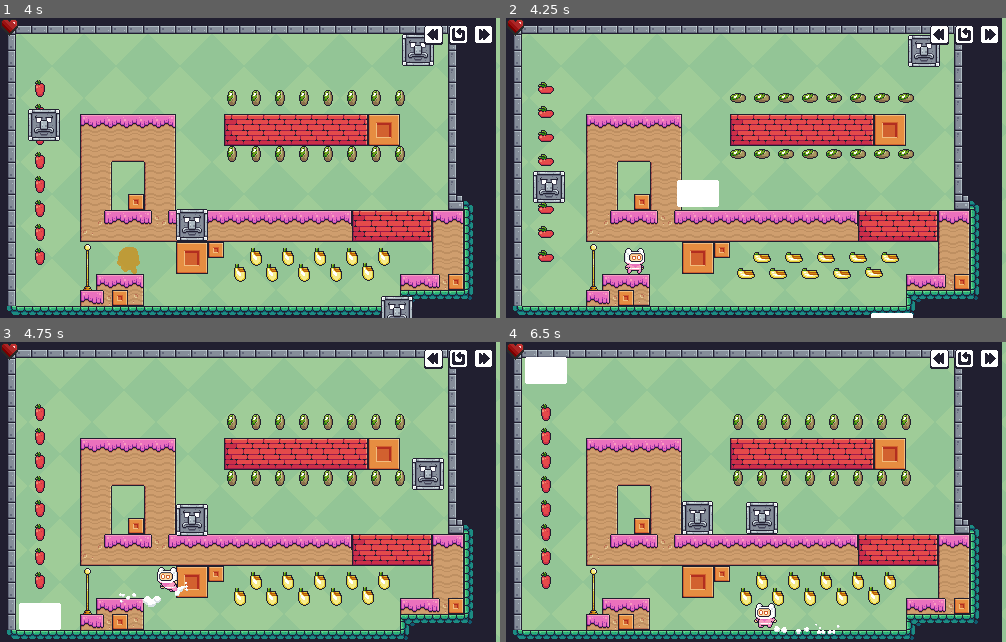
Above: before the commit, frames 1-4 (two rows, left to right).
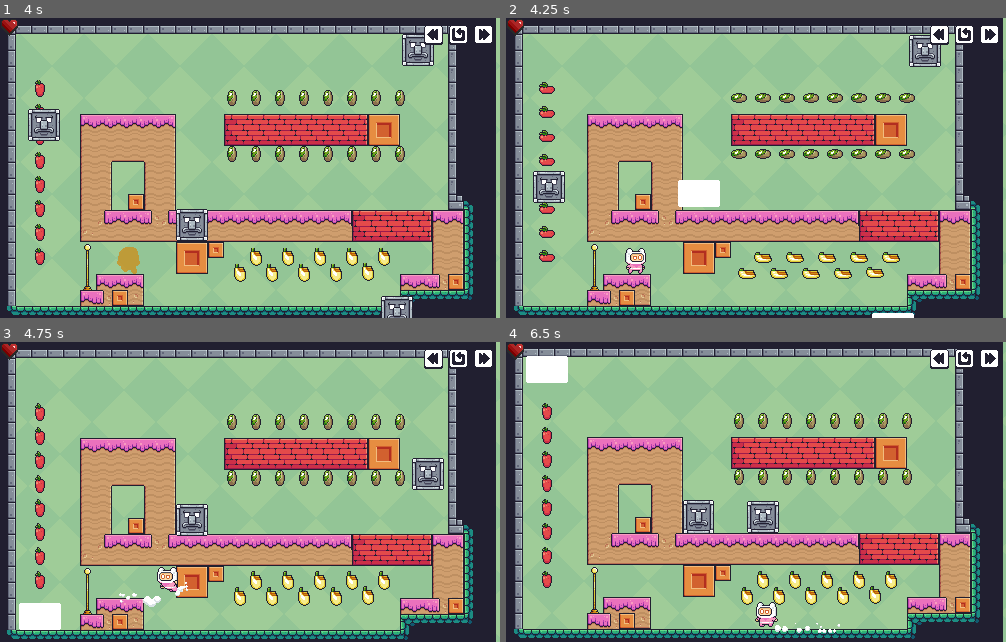
Above: after the commit, the same moments.

Repository: Javi-CD/godot4-platformer2D
Game: Godot game, scene res://src/scenes/game/game.tscn
Two runs of this game, one before a commit and one after it. Both use one fixed random seed, a clock stepped at 60 frames per second and the inputs below.
Inputs (mouse positions are in pixels of both pictures, inside the frame that each line leads up to):
- Up to frame 1 (4 s): click (460, 42) at 0.5 s; click (460, 42) at 1.25 s; click (460, 42) at 2 s; click (485, 42) at 2.75 s; click (485, 42) at 3.5 s
- Up to frame 2 (4.25 s): no input
- Up to frame 3 (4.75 s): hold D (right) from 4.28 s (still down); tap Space (jump) at 4.52 s
- Up to frame 4 (6.5 s): tap Space (jump) at 5.27 s; release D (right) at 5.78 s; hold A (left) from 5.78 s (still down)

Frame 1 is identical in both runs. In frame 2, 9.5% of the frame differs, in the area x 1-100%, y 0-100%; in frame 3, less than 0.1%; in frame 4, 19%.

Commit message:
feat(gamefeel): add global camera shake on RockHead impact

Diff:
--- /dev/null
+++ b/src/scenes/camera/main_camera.gd
@@ -0,0 +1,39 @@
+class_name MainCamera
+extends Camera2D
+
+## Camera controller that manages global screen shake effects.
+
+static var instance: MainCamera = null
+
+var _shake_timer := 0.0
+var _shake_intensity := 0.0
+
+
+func _ready() -> void:
+	instance = self
+
+
+func _exit_tree() -> void:
+	if instance == self:
+		instance = null
+
+
+static func shake(intensity: float = 3.5, duration: float = 0.15) -> void:
+	if instance != null:
+		instance.apply_shake(intensity, duration)
+
+
+func apply_shake(intensity: float, duration: float) -> void:
+	_shake_intensity = max(_shake_intensity, intensity)
+	_shake_timer = max(_shake_timer, duration)
+
+
+func _process(delta: float) -> void:
+	if _shake_timer > 0.0:
+		_shake_timer = max(_shake_timer - delta, 0.0)
+		offset = Vector2(
+			randf_range(-_shake_intensity, _shake_intensity),
+			randf_range(-_shake_intensity, _shake_intensity)
+		)
+		if _shake_timer <= 0.0:
+			offset = Vector2.ZERO
--- a/src/scenes/game/game.tscn
+++ b/src/scenes/game/game.tscn
@@ -1,12 +1,17 @@
 [gd_scene format=3 uid="uid://baj8tlkymatdn"]
 
 [ext_resource type="Script" uid="uid://bvir1s50seqq5" path="res://src/scenes/game/game.gd" id="1_yw0pm"]
+[ext_resource type="Script" uid="uid://td7wttxuvp4k" path="res://src/scenes/camera/main_camera.gd" id="2_camera"]
 [ext_resource type="PackedScene" uid="uid://d17dc028f211v" path="res://src/scenes/hud/hud.tscn" id="5_viayp"]
 
 [node name="Game" type="Node2D" unique_id=628198194]
 script = ExtResource("1_yw0pm")
 first_level_path = "uid://dky0mc6etwe3a"
 
+[node name="MainCamera" type="Camera2D" parent="." unique_id=2083941029]
+position = Vector2(250, 150)
+script = ExtResource("2_camera")
+
 [node name="LevelContainer" type="Node" parent="." unique_id=1612619149]
 
 [node name="HUD" parent="." unique_id=514685715 instance=ExtResource("5_viayp")]
--- a/src/scenes/levels/level_03/level_03.tscn
+++ b/src/scenes/levels/level_03/level_03.tscn
@@ -192,6 +192,8 @@
 max_speed = 250.0
 slow_down_distance = 5.0
 use_point_delay = true
+shake_intensity = 1.0
+shake_duration = 0.1
 
 [node name="Path" type="Node2D" parent="Traps/RockHead" unique_id=1381541002]
 
@@ -205,6 +207,8 @@
 max_speed = 250.0
 slow_down_distance = 5.0
 use_point_delay = true
+shake_intensity = 1.0
+shake_duration = 0.1
 
 [node name="Path" type="Node2D" parent="Traps/RockHead2" unique_id=1800718884]
 
@@ -219,6 +223,8 @@
 slow_down_distance = 5.0
 movement_mode = 1
 use_point_delay = true
+shake_intensity = 1.0
+shake_duration = 0.1
 
 [node name="Path" type="Node2D" parent="Traps/RockHead3" unique_id=2043603185]
 position = Vector2(32, -16)
@@ -241,6 +247,8 @@
 slow_down_distance = 5.0
 movement_mode = 1
 use_point_delay = true
+shake_intensity = 1.0
+shake_duration = 0.1
 
 [node name="Path" type="Node2D" parent="Traps/RockHead4" unique_id=727752208]
 position = Vector2(32, -16)
--- a/src/scenes/traps/rock_head/rock_head.gd
+++ b/src/scenes/traps/rock_head/rock_head.gd
@@ -22,6 +22,11 @@
 @export var use_blink := true
 @export_range(0.5, 10.0, 0.1) var blink_interval_min := 2.0
 @export_range(0.5, 10.0, 0.1) var blink_interval_max := 4.5
+
+@export_group("Screen Shake")
+@export var enable_screen_shake := true
+@export_range(0.5, 10.0, 0.5) var shake_intensity := 3.5
+@export_range(0.05, 0.5, 0.05) var shake_duration := 0.15
 
 
 @onready var sprite: AnimatedSprite2D = $AnimatedSprite2D
@@ -179,6 +184,9 @@
 	_is_playing_hit_animation = true
 	sprite.play(animation_name)
 
+	if enable_screen_shake:
+		MainCamera.shake(shake_intensity, shake_duration)
+
 
 func _update_blink_timer(delta: float) -> void:
 	if not use_blink:
Not shown, added: src/scenes/camera/main_camera.gd.uid
